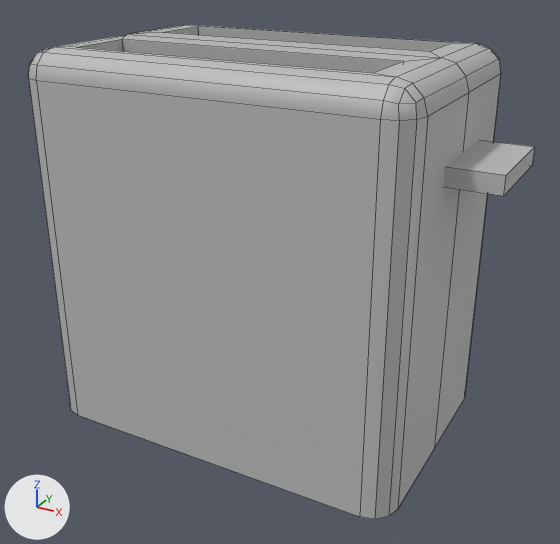
The FBX model Assets/Models/youster.fbx as it was, and as the next commit left it.
Camera for both pictures: a 50 mm camera at (0.969, -1.702, 0.759) aimed at (0.048, -0.027, -0.079). Arrows for +X, +Y and +Z are at lower left; the lights stay in place. Mesh edges are drawn as thin lines. Where no turn or scale is listed for an object, it has been applied to the vertices.

The scene before the commit, as lines of its bpy script (objects in view):
```python
me_mesh = bpy.data.meshes.new('Mesh')
me_mesh.from_pydata(...)  # 98 vertices, 90 faces; spans x -0.57..0.57, y -0.343..0.343, z -0.505..0.505
me_mesh.materials.append(mat_lambert1)  # grey #bcbcbc
ob_youster = bpy.data.objects.new('youster', me_mesh)
ob_youster.location = (0.065, 0.0, 0.0)
```
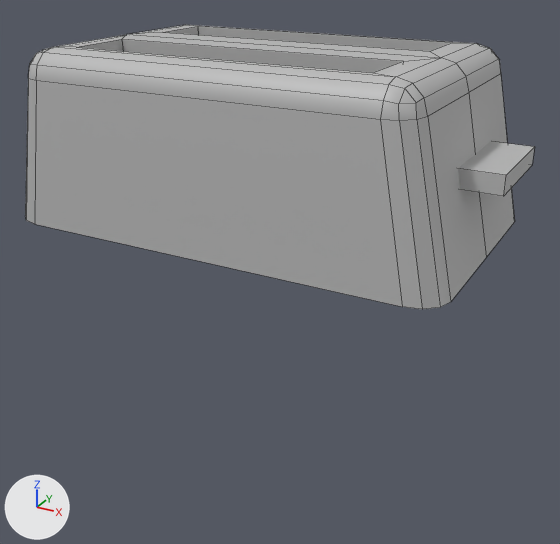
What differs and where, as boxes (x1, y1, x2, y2) in the pictures (560 x 544 px; the box of a moved part takes in the faces that stretch with it):
'youster', reshaped (42% shorter)
    before: (28, 25, 535, 519)
    after: (25, 25, 535, 309)
part 1 of me_mesh, moved or reshaped
    before: (28, 74, 501, 519)
    after: (25, 74, 515, 309)

The change in detail:
me_mesh is used by ob_youster; location (0.065, 0.0, 0.0).
me_mesh had 98 vertices, 90 faces and spanned x -0.57..0.57, y -0.343..0.343, z -0.505..0.505.
me_mesh now has 98 vertices, 89 faces and spans x -0.648..0.57, y -0.343..0.343, z 0.062..0.505.
Part 1, on me_mesh:
18 vertices are removed from x -0.57..0.44, y -0.343..0.343, z -0.505.
21 faces are deleted.
4 vertices in x 0.388, y -0.131..0.131, z 0.257..0.302 move by (0.052, 0.0, 0.0).
18 vertices are added at x -0.648..0.519, y -0.343..0.343, z 0.062.
20 new faces join them.
